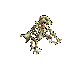
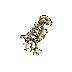
Comparing the layer stacks of the two 72×72 images. Changes:
painted on "Flesh" over [20, 24, 62, 56]
painted on "Right Wing" over [24, 23, 58, 51]
painted on "Bones" over [21, 21, 51, 55]
painted on "Left Wing" over [38, 19, 61, 43]
